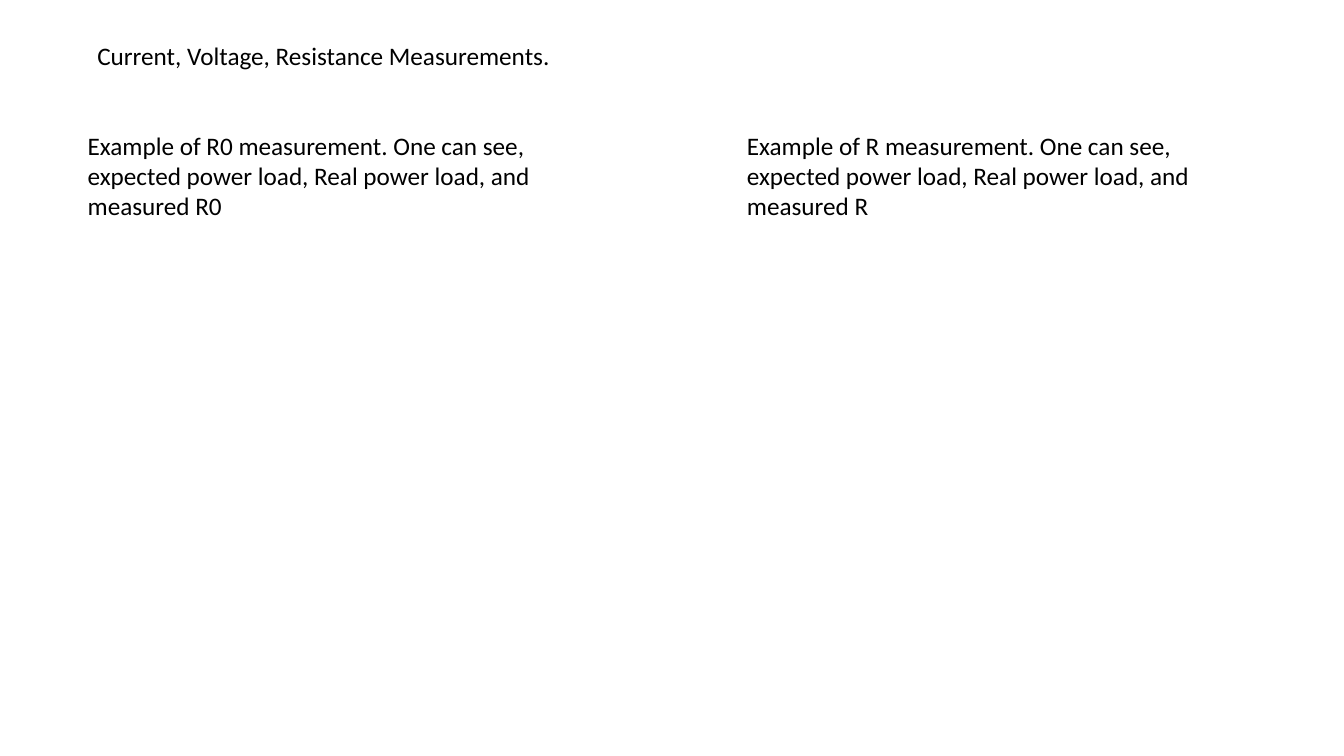
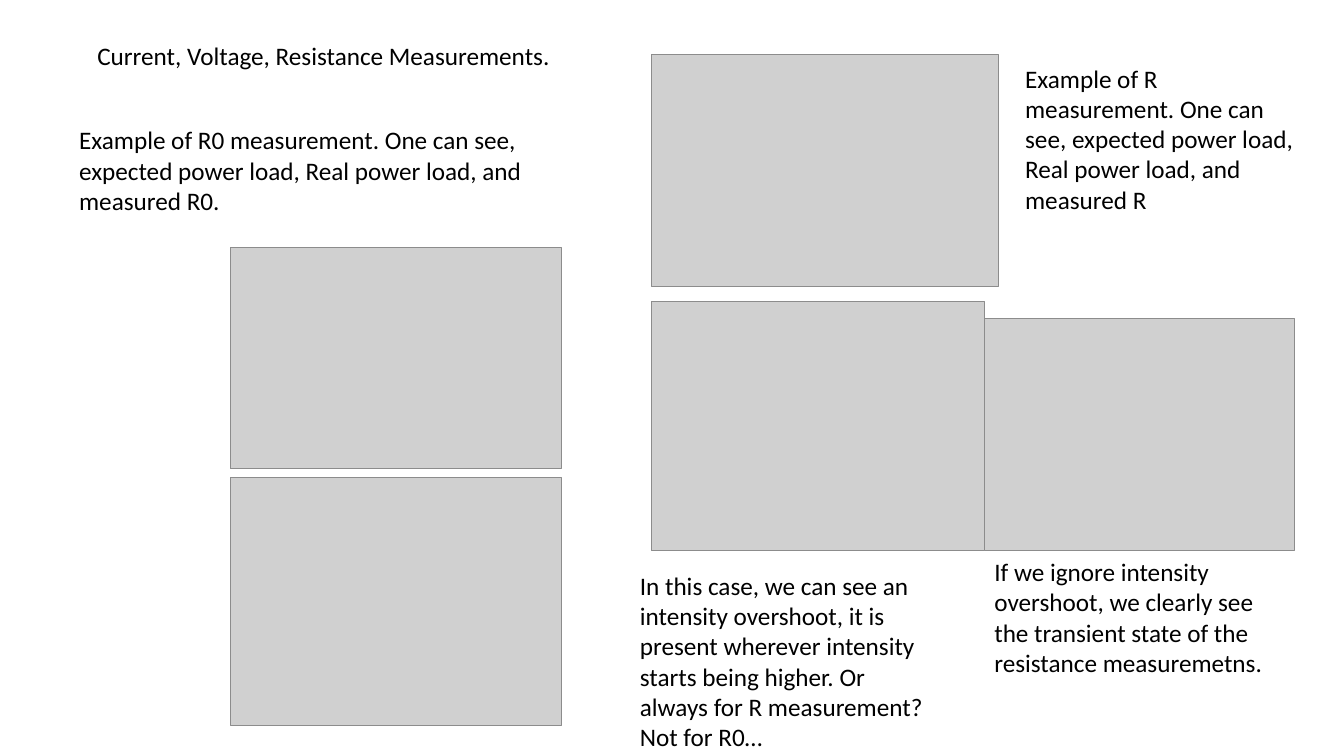
Before and after one commit to navarrof/Emissivity_Stuff, a slide deck: slide 2 of Summary Results Emissivity.pptx. Drawn at 1344x756 pixels with LibreOffice and Linux fonts; fonts in the diff are those of the drawing; grey boxes stand for pictures. Boxes give left, top, right and bottom in pixels: in the first picture for what was removed or moved away, otherwise in the second. Text is boxed around its words. In the diff, an @@ line names an element or a change of style, - is before the commit and + after.

```diff
--- a/Summary Results Emissivity.pptx
+++ b/Summary Results Emissivity.pptx
@@ picture added at [651, 54, 999, 286] @@
@@ text "Example of R measurement. One ..." rewrapped from [747, 137, 1189, 216] to [1025, 70, 1293, 210] @@
@@ text at [79, 131, 521, 211]: text changed @@
-Example of R0 measurement. One can see, expected power load, Real power load, and measured R0
+Example of R0 measurement. One can see, expected power load, Real power load, and measured R0.
@@ picture added at [230, 247, 561, 469] @@
@@ picture added at [651, 301, 984, 552] @@
@@ picture added at [985, 319, 1296, 552] @@
@@ picture added at [231, 478, 562, 726] @@
@@ text added at [994, 563, 1262, 673], 18 pt, text #000000 @@
+If we ignore intensity overshoot, we clearly see the transient state of the resistance measuremetns.
@@ text added at [640, 577, 922, 746], 18 pt, text #000000 @@
+In this case, we can see an intensity overshoot, it is present wherever intensity starts being higher. Or always for R measurement? Not for R0…
```
Also in this commit, not shown: 1 other slide changed, 1 slide added, 6 other files.
